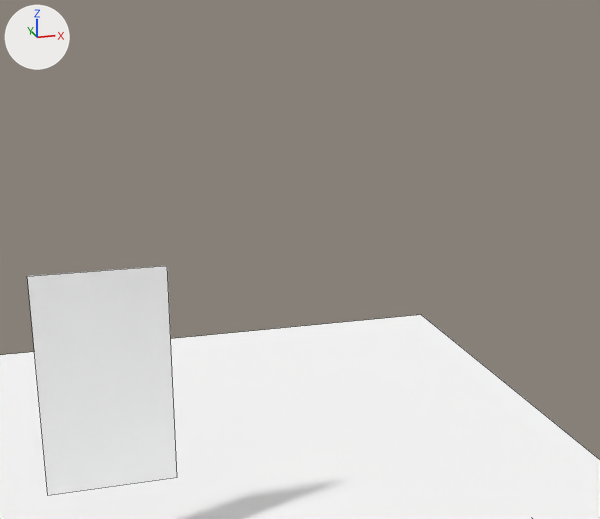
An edit to the Blender file blender/game.blend, drawn before and after from the same camera.
Camera for both pictures: a 50 mm camera at (-0.09, -4.51, 3.59) aimed at (1.16, 0.06, 2.24). Every picture has the same lights, and +X, +Y and +Z are marked at upper left. Mesh edges are drawn as thin lines.

Objects in the first picture: 'G_Sacky', 'Platform'.
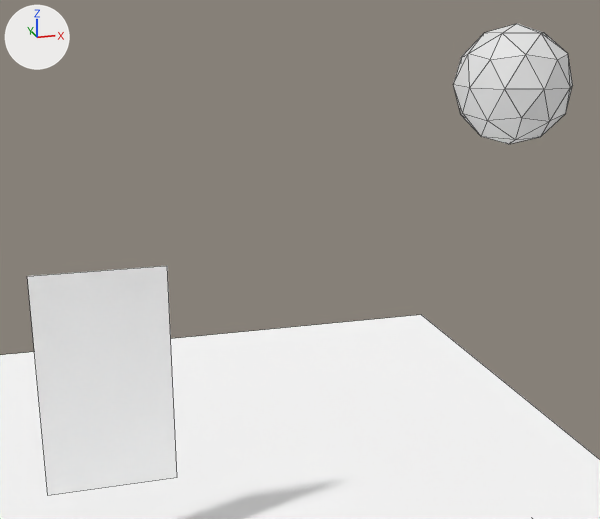
Where the change shows, as pixel boxes [x1, y1, x2, y2] in the pictures (600 x 519 px):
```json
{"object": "Icosphere", "change": "added", "after": [453, 24, 573, 144]}
```

Scene script edits in JSON lines:
```json
{"op": "add", "block": "me_icosphere", "code": ["me_icosphere = bpy.data.meshes.new('Icosphere')", "me_icosphere.from_pydata(...)  # an icosphere of 80 faces spanning x -0.333..0.333, y -0.35..0.35, z -0.35..0.35"]}
{"op": "add", "block": "ob_icosphere", "code": ["ob_icosphere = bpy.data.objects.new('Icosphere', me_icosphere)", "ob_icosphere.location = (2.447, 0.0, 3.235)"]}
```
